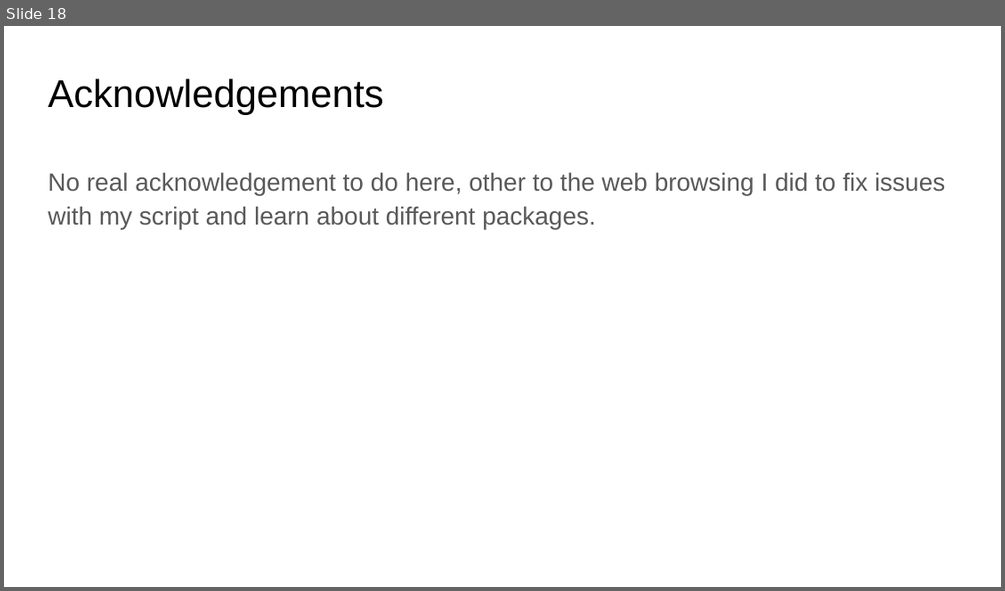
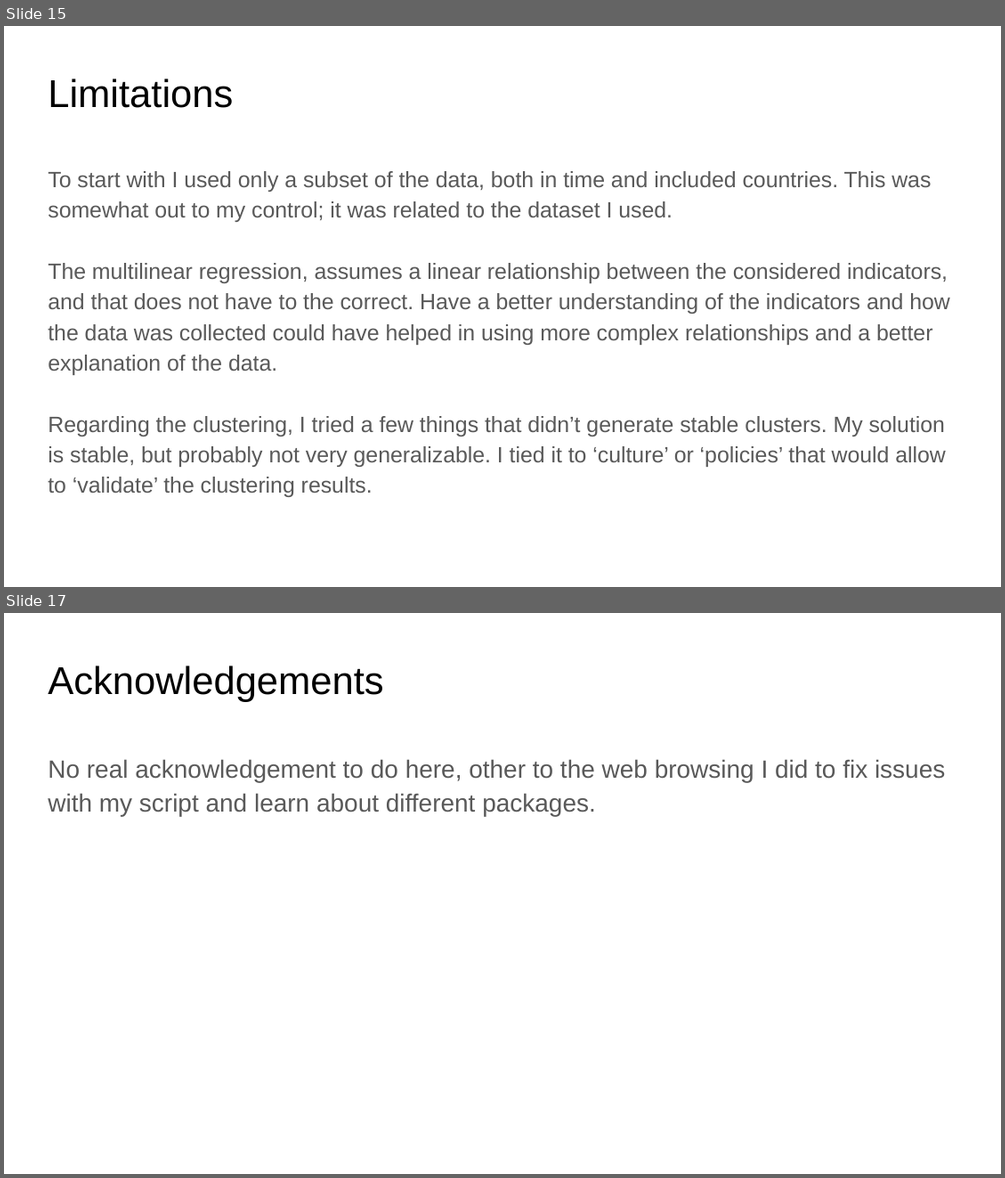
Before and after one commit to marianambc/PythonExercises, a slide deck: DSE_200X_FinalProject_Mariana.pptx. Shown one above the other, each under a label of ours: slide 18 before the commit, slides 15 and 17 after it; the slides between them are not shown. The pictures are 1005x591 and 1005x1178 pixels, drawn with LibreOffice and Linux fonts; fonts in the diff are those of the drawing. Boxes give left, top, right and bottom in pixels: in the first picture for what was removed or moved away, otherwise in the second. Text is boxed around its words. In the diff, an @@ line names an element or a change of style, - is before the commit and + after.

```diff
--- a/DSE_200X_FinalProject_Mariana.pptx
+++ b/DSE_200X_FinalProject_Mariana.pptx
@@ slide 15 added at box(4, 26, 1001, 587), background #FFFFFF @@
@@ title added at box(48, 79, 233, 108), 28 pt, text #000000 @@
+Limitations
@@ text added at box(48, 171, 950, 497), 16 pt, text #595959 @@
+To start with I used only a subset of the data, both in time and included countries. This was somewhat out to my control; it was related to the dataset I used.
+The multilinear regression, assumes a linear relationship between the considered indicators, and that does not have to the correct. Have a better understanding of the indicators and how the data was collected could have helped in using more complex relationships and a better explanation of the data.
+Regarding the clustering, I tried a few things that didn’t generate stable clusters. My solution is stable, but probably not very generalizable. I tied it to ‘culture’ or ‘policies’ that would allow to ‘validate’ the clustering results.
@@ what was slide 18 is now slide 17 @@
```
Also in this commit, not shown: 4 slides changed, 2 other slides added, 4 slides removed, 17 other files.
